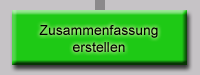
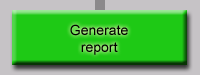
Before/after of a 200x75 layered artwork. What changed in the layer stack:
renamed "Zusammenfassung erstellen" to "Generate report", painted on it over <box>39,24,158,55</box>
